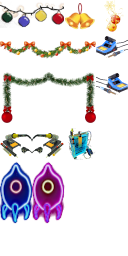
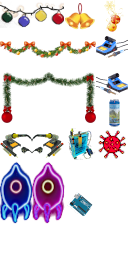
Revision of a layered 128x256 image; what changed, layer by layer:
added layer "Pasted Layer #15" above "Pasted Layer #12" over bbox(67, 99, 120, 217)
added layer "Pasted Layer #12" above "Pasted Layer #11" over bbox(98, 130, 126, 159)
